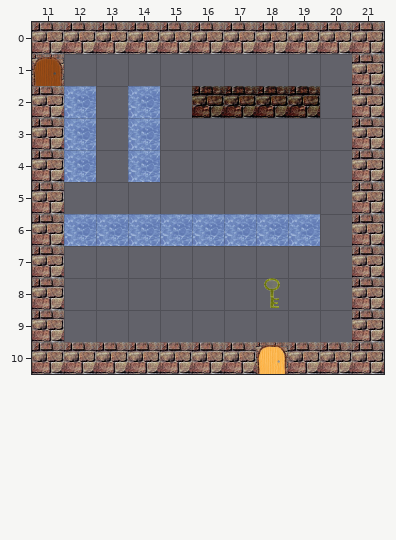
An edit to a level. Tiled map (JSON), Clockwise/data/map/top-right.json. Above is the file before it was changed.
Cells are 32x32 px. Shown: x 11..21, y 0..10.
Now the later version:
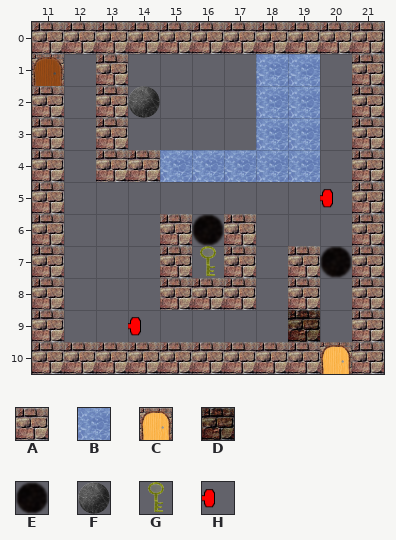
Key: from "tiles": A 0, B 1, C 2, D 4, E 5, F 6, G 9, H 10.
_ is an empty cell.
Tiles of an added or newly shown layer are drawn over the layers below it.
See-through tiles are keyed as they look on the map.
The edit:
Layer "Tile Layer 2" (now hidden):
y 2: x 12 B -> _; x 14 B -> _; x 16..19 DDDD -> ____
y 3..4: x 12 B -> _; x 14 B -> _
y 6: x 12..19 BBBBBBBB -> ________
y 8: x 18 G -> _
y 10: x 18 C -> _; x 20 A -> _
Layer "Tile Layer 3" (added):
y 1: x 13 _ -> A; x 18..19 __ -> BB
y 2: x 13..14 __ -> AF; x 18..19 __ -> BB
y 3: x 13 _ -> A; x 18..19 __ -> BB
y 4: x 13..19 _______ -> AABBBBB
y 5: x 20 _ -> H
y 6: x 15..17 ___ -> AEA
y 7: x 15..17 ___ -> AGA; x 19..20 __ -> AE
y 8: x 15..17 ___ -> AAA; x 19 _ -> A
y 9: x 14 _ -> H; x 19 _ -> D
y 10: x 18 _ -> A; x 20 _ -> C
Where, in picture pixels (left, top, right, bottom), the same in both pictures:
changed: (64, 54, 352, 374)
